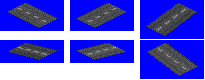
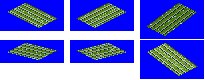
Layer changes from the first (205, 80) image to the second:
added layer "UGRT_SNOW" above "URRT" over <box>8,3,196,76</box>
added layer "URRT" above "URRT_SNOW" over <box>8,3,196,76</box>
added layer "URRT_SNOW" above "RAIL" over <box>8,3,196,76</box>
showed "RAIL" over <box>8,3,196,76</box>
